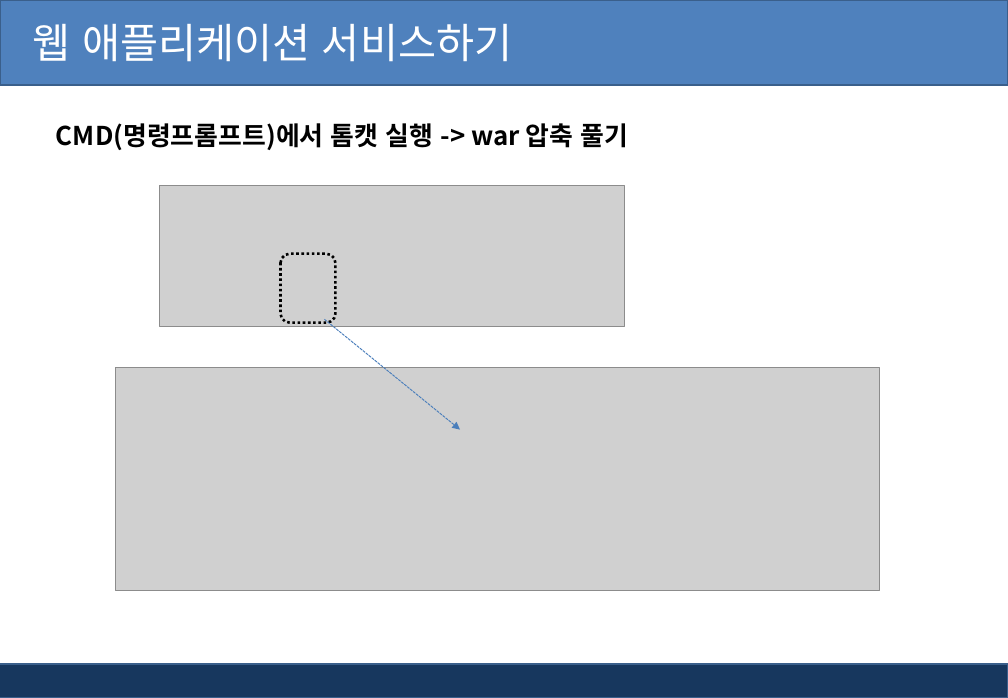
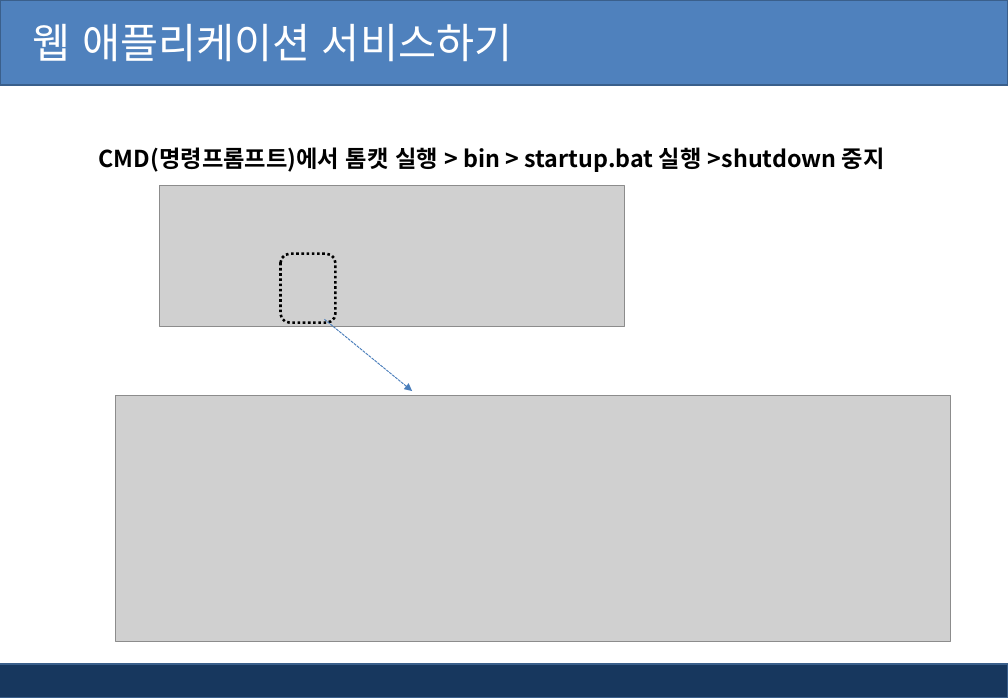
Before and after one commit to kiyongee2/green_project_web, a slide deck: slide 8 of jsp_ppt/웹(Web) 애플리케이션 배포하기.pptx (slide 6 before the commit). Drawn at 1008x698 pixels with LibreOffice and Linux fonts; fonts in the diff are those of the drawing; grey boxes stand for pictures; background and template pictures are left out. Boxes give left, top, right and bottom in pixels: in the first picture for what was removed or moved away, otherwise in the second. Text is boxed around its words. In the diff, an @@ line names an element or a change of style, - is before the commit and + after.

```diff
--- a/jsp_ppt/웹(Web) 애플리케이션 배포하기.pptx
+++ b/jsp_ppt/웹(Web) 애플리케이션 배포하기.pptx
@@ text at bbox=[99, 147, 885, 172]: text changed; size 20 to 18 pt @@
-CMD(명령프롬프트)에서 톰캣 실행 -> war 압축 풀기
+CMD(명령프롬프트)에서 톰캣 실행 > bin > startup.bat 실행 >shutdown 중지
@@ arrow moved from (325, 319) - (460, 430) to (325, 319) - (412, 391) @@
@@ picture: place and size @@
-picture at bbox=[115, 368, 880, 591]
+picture at bbox=[115, 396, 951, 641]
```
Also in this commit, not shown: 2 other slides changed, 2 slides added, 3 other files.
